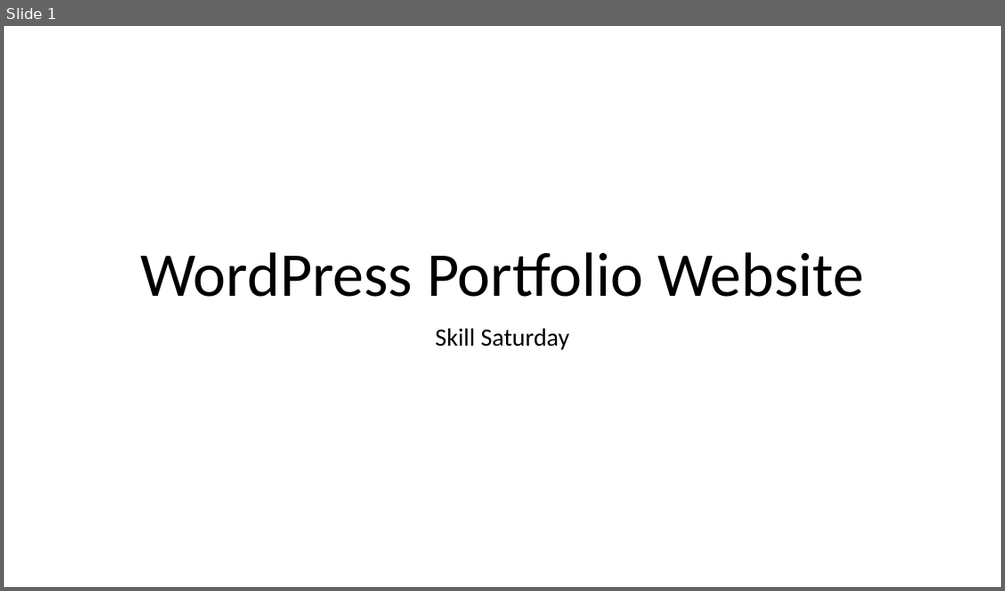
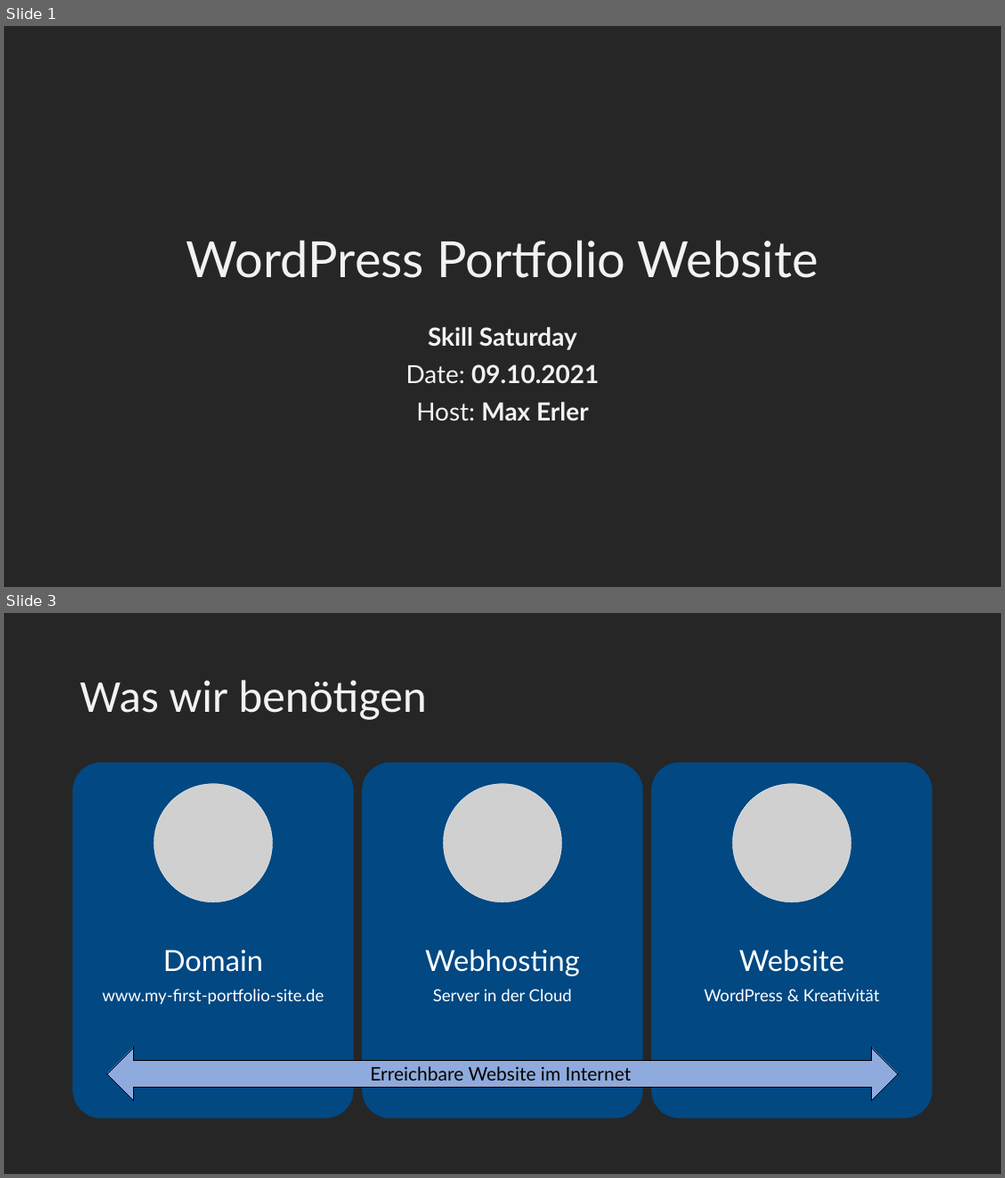
Before and after one commit to maximotus/skill-saturday-wordpress-portfolio-website, a slide deck: wordpress-portfolio-website-presentation.pptx. Shown one above the other, each under a label of ours: slide 1 before the commit, slides 1 and 3 after it; the slides between them are not shown. The pictures are 1005x591 and 1005x1178 pixels, drawn with LibreOffice and Linux fonts; fonts in the diff are those of the drawing; grey boxes stand for pictures. Boxes give left, top, right and bottom in pixels: in the first picture for what was removed or moved away, otherwise in the second. Text is boxed around its words. In the diff, an @@ line names an element or a change of style, - is before the commit and + after.

```diff
--- a/wordpress-portfolio-website-presentation.pptx
+++ b/wordpress-portfolio-website-presentation.pptx
@@ slide 3 added at (x1=4, y1=613, x2=1001, y2=1174), background #262626 @@
@@ title added at (x1=80, y1=680, x2=426, y2=720), 44 pt, text #F2F2F2 @@
+Was wir benötigen
@@ group added at (x1=73, y1=763, x2=933, y2=1119): 3 rounded rectangles, 3 texts, 3 pictures, 1 left right arrow @@
+Domain
+www.my-first-portfolio-site.de
+Webhosting
+Server in der Cloud
+Website
+WordPress & Kreativität
@@ text added at (x1=370, y1=1066, x2=631, y2=1080), 18 pt, text #000000 @@
+Erreichbare Website im Internet
@@ slide 1 changed as well @@
@@ background #FFFFFF to #262626 @@
@@ title "WordPress Portfolio Website" moved from (x1=141, y1=252, x2=864, y2=297) to (x1=186, y1=240, x2=818, y2=278) @@
@@ title "WordPress Portfolio Website" at (x1=186, y1=240, x2=818, y2=278): size 60 to 48 pt, font Calibri to Lato, text colour #000000 to #F2F2F2 @@
@@ subtitle at (x1=428, y1=327, x2=577, y2=350): font Calibri to Lato, text colour #000000 to #F2F2F2, bold on in "Skill Saturday" @@
@@ subtitle at (x1=406, y1=364, x2=599, y2=420): paragraphs added @@
+Date: 09.10.2021
+Host: Max Erler
```
Also in this commit, not shown: 3 other slides added, 21 other files.
